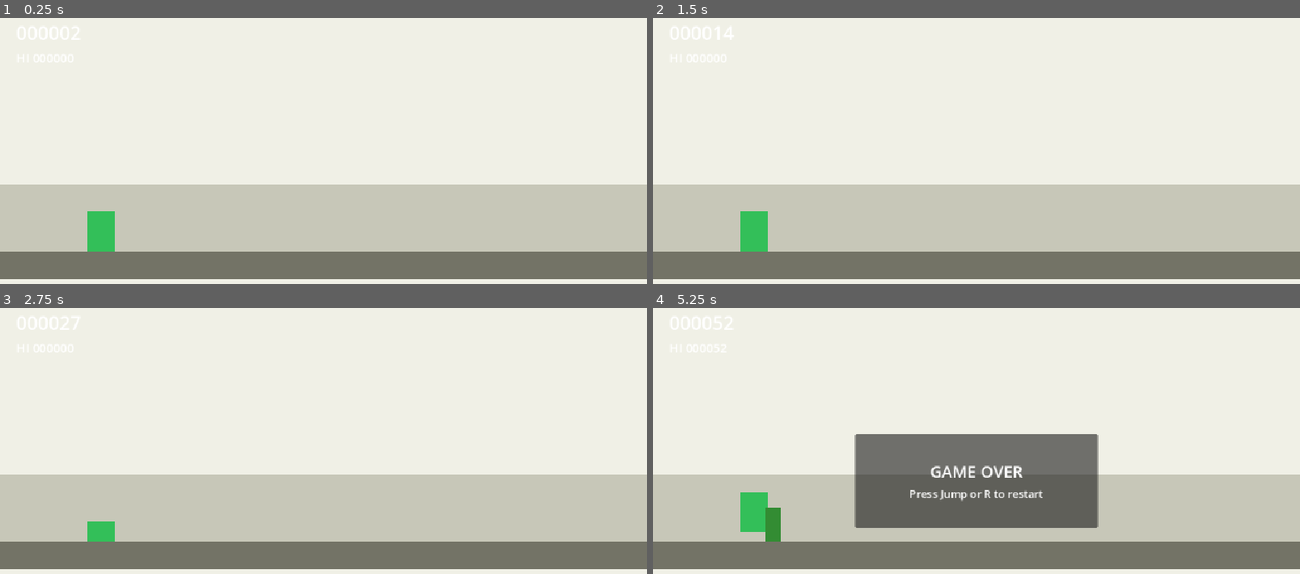
Above: before the commit, frames 1-4 (two rows, left to right).
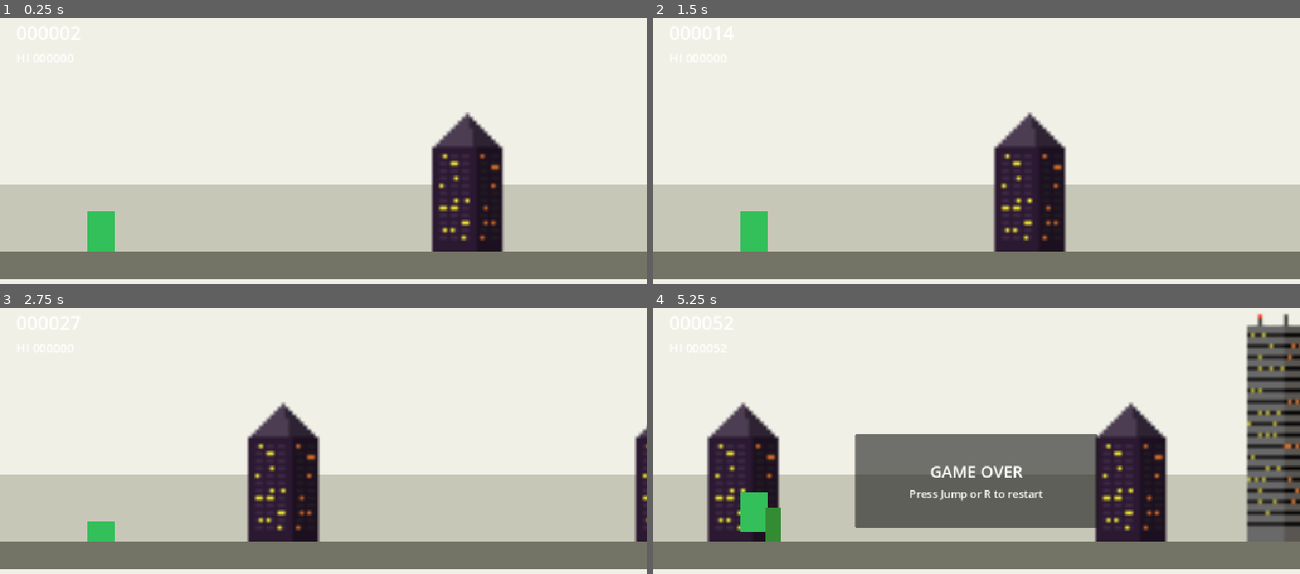
Above: after the commit, the same moments.

Repository: holdenprine/freerunnerdemo
Game: Godot game, scene res://scenes/main.tscn
Same seed, same stepped clock (60 frames per second), same inputs: the game is played once before the commit and once after it.
Inputs:
- Up to frame 1 (0.25 s): no input
- Up to frame 2 (1.5 s): hold Down (duck) 0.53-1.28 s; tap Space (jump) at 0.77 s; tap Down (duck) at 1.35 s
- Up to frame 3 (2.75 s): tap Space (jump) at 1.52 s; hold Down (duck) from 2.03 s (still down)
- Up to frame 4 (5.25 s): release Down (duck) at 2.78 s; tap Down (duck) at 2.85, 4.35 s; tap Space (jump) at 3.02, 3.77, 4.52 s; hold Down (duck) 3.53-4.28 s; hold Down (duck) from 5.03 s (still down)

The runs differ from the first frame. In frame 1, 5.2% of the frame differs, in the area x 66-78%, y 35-88%; in frame 2, 5.2%; in frame 3, 6.0%; in frame 4, 16%, in the area x 8-100%, y 2-88%.

Commit message:
added buildings assets and tuned their behavior, needs some tuning and rerendering as the quality is lower due to the need for resizing, no other issues atm

Diff:
--- a/scenes/game/game.tscn
+++ b/scenes/game/game.tscn
@@ -1,72 +1,79 @@
-[gd_scene load_steps=7 format=3]
+[gd_scene format=3 uid="uid://cnwyjn0spmml1"]
 
-[ext_resource type="Script" path="res://scripts/game/game_manager.gd" id="1_manager"]
-[ext_resource type="Script" path="res://scripts/world/parallax_scroller.gd" id="2_parallax"]
+[ext_resource type="Script" uid="uid://c0gtwjwm60afj" path="res://scripts/game/game_manager.gd" id="1_manager"]
+[ext_resource type="Script" uid="uid://c5xwwwkw1ttx1" path="res://scripts/world/parallax_scroller.gd" id="2_parallax"]
 [ext_resource type="PackedScene" path="res://scenes/player/player.tscn" id="3_player"]
-[ext_resource type="Script" path="res://scripts/game/spawner.gd" id="4_spawner"]
+[ext_resource type="Script" uid="uid://d0mu2ij5su7b0" path="res://scripts/game/spawner.gd" id="4_spawner"]
 [ext_resource type="PackedScene" path="res://scenes/ui/hud.tscn" id="5_hud"]
+[ext_resource type="Script" uid="uid://cbyb8fpr2p7ye" path="res://scripts/world/background_building_spawner.gd" id="6_buildings"]
 
 [sub_resource type="RectangleShape2D" id="RectangleShape2D_ground"]
 size = Vector2(4000, 40)
 
-[node name="Game" type="Node2D"]
+[node name="Game" type="Node2D" unique_id=304391157]
 script = ExtResource("1_manager")
 
-[node name="ParallaxBackground" type="ParallaxBackground" parent="."]
+[node name="ParallaxBackground" type="ParallaxBackground" parent="." unique_id=1467581721]
 script = ExtResource("2_parallax")
 
-[node name="SkyLayer" type="ParallaxLayer" parent="ParallaxBackground"]
-motion_scale = Vector2(0.2, 0.0)
+[node name="SkyLayer" type="ParallaxLayer" parent="ParallaxBackground" unique_id=1878081621]
+motion_scale = Vector2(0.2, 0)
 motion_mirroring = Vector2(960, 0)
 
-[node name="Sky" type="ColorRect" parent="ParallaxBackground/SkyLayer"]
+[node name="Sky" type="ColorRect" parent="ParallaxBackground/SkyLayer" unique_id=1239803889]
 offset_right = 960.0
 offset_bottom = 540.0
 color = Color(0.94, 0.94, 0.9, 1)
 
-[node name="HillsLayer" type="ParallaxLayer" parent="ParallaxBackground"]
-motion_scale = Vector2(0.5, 0.0)
+[node name="HillsLayer" type="ParallaxLayer" parent="ParallaxBackground" unique_id=262599949]
+motion_scale = Vector2(0.5, 0)
 motion_mirroring = Vector2(960, 0)
 
-[node name="Hills" type="ColorRect" parent="ParallaxBackground/HillsLayer"]
+[node name="Hills" type="ColorRect" parent="ParallaxBackground/HillsLayer" unique_id=1268975756]
 offset_top = 260.0
 offset_right = 960.0
 offset_bottom = 360.0
 color = Color(0.78, 0.78, 0.72, 1)
 
-[node name="GroundStripLayer" type="ParallaxLayer" parent="ParallaxBackground"]
-motion_scale = Vector2(1.0, 0.0)
+[node name="GroundStripLayer" type="ParallaxLayer" parent="ParallaxBackground" unique_id=112095396]
+motion_scale = Vector2(1, 0)
 motion_mirroring = Vector2(960, 0)
 
-[node name="GroundStrip" type="ColorRect" parent="ParallaxBackground/GroundStripLayer"]
+[node name="GroundStrip" type="ColorRect" parent="ParallaxBackground/GroundStripLayer" unique_id=1087118589]
 offset_top = 360.0
 offset_right = 960.0
 offset_bottom = 380.0
 color = Color(0.55, 0.55, 0.5, 1)
 
-[node name="World" type="Node2D" parent="."]
+[node name="BackgroundBuildings" type="Node2D" parent="." unique_id=636326550]
+script = ExtResource("6_buildings")
+building_scale = 5.5
+min_spawn_interval = 1.5
+max_spawn_interval = 2.0
 
-[node name="Ground" type="StaticBody2D" parent="World"]
+[node name="World" type="Node2D" parent="." unique_id=381921640]
+
+[node name="Ground" type="StaticBody2D" parent="World" unique_id=1831891873]
 position = Vector2(480, 380)
 collision_layer = 2
 
-[node name="CollisionShape2D" type="CollisionShape2D" parent="World/Ground"]
+[node name="CollisionShape2D" type="CollisionShape2D" parent="World/Ground" unique_id=1489818835]
 shape = SubResource("RectangleShape2D_ground")
 
-[node name="GroundVisual" type="ColorRect" parent="World/Ground"]
+[node name="GroundVisual" type="ColorRect" parent="World/Ground" unique_id=1049293751]
 offset_left = -2000.0
 offset_top = -20.0
 offset_right = 2000.0
 offset_bottom = 20.0
 color = Color(0.45, 0.45, 0.4, 1)
 
-[node name="Player" parent="World" instance=ExtResource("3_player")]
+[node name="Player" parent="World" unique_id=1384365985 instance=ExtResource("3_player")]
 position = Vector2(150, 360)
 
-[node name="Spawner" type="Node2D" parent="World"]
+[node name="Spawner" type="Node2D" parent="World" unique_id=1288140122]
 script = ExtResource("4_spawner")
 
-[node name="HUD" parent="." instance=ExtResource("5_hud")]
+[node name="HUD" parent="." unique_id=238916543 instance=ExtResource("5_hud")]
 
-[node name="Camera2D" type="Camera2D" parent="."]
+[node name="Camera2D" type="Camera2D" parent="." unique_id=1428006176]
 position = Vector2(480, 270)
--- a/scenes/main.tscn
+++ b/scenes/main.tscn
@@ -1,7 +1,7 @@
-[gd_scene load_steps=2 format=3]
+[gd_scene format=3 uid="uid://bmxhqgpmgqghb"]
 
 [ext_resource type="PackedScene" path="res://scenes/game/game.tscn" id="1_game"]
 
-[node name="Main" type="Node"]
+[node name="Main" type="Node" unique_id=1600855607]
 
-[node name="Game" parent="." instance=ExtResource("1_game")]
+[node name="Game" parent="." unique_id=107728279 instance=ExtResource("1_game")]
--- /dev/null
+++ b/scripts/world/background_building_spawner.gd
@@ -0,0 +1,105 @@
+extends Node2D
+## Spawns skyline building sprites near the top edge, scrolling at parallax speed.
+
+const BUILDING_TEXTURES: Array[Texture2D] = [
+	preload("res://art/Building Set 1.png"),
+	preload("res://art/Building Set 2.png"),
+	preload("res://art/Building Set 3.png"),
+]
+
+@export var top_margin := 12.0
+@export var building_scale := 3.0
+@export var parallax_factor := 0.35
+@export var spawn_x := 1040.0
+@export var min_spawn_interval := 3.5
+@export var max_spawn_interval := 7.0
+@export var initial_building_count := 4
+@export var min_building_spacing := 120.0
+@export var max_building_spacing := 220.0
+@export var initial_start_x := 640.0
+@export var despawn_margin := 480.0
+
+var _timer := 0.0
+var _scroll_speed := GameState.BASE_SCROLL_SPEED
+
+
+func _ready() -> void:
+	EventBus.game_started.connect(_on_game_started)
+	EventBus.game_reset.connect(_on_game_reset)
+	EventBus.scroll_speed_changed.connect(_on_scroll_speed_changed)
+	_scroll_speed = GameState.scroll_speed
+
+
+func _process(delta: float) -> void:
+	if not GameState.is_playing:
+		return
+
+	_scroll_buildings(delta)
+
+	_timer -= delta
+	if _timer <= 0.0:
+		_spawn_building()
+		_reset_timer()
+
+	_despawn_offscreen()
+
+
+func _scroll_buildings(delta: float) -> void:
+	var scroll_amount := _scroll_speed * parallax_factor * delta
+	for child in get_children():
+		if child is Sprite2D:
+			child.position.x -= scroll_amount
+
+
+func _populate_initial() -> void:
+	var cursor_x := initial_start_x
+	for i in initial_building_count:
+		var building := _create_building_sprite()
+		building.position.x = cursor_x
+		add_child(building)
+		cursor_x += randf_range(min_building_spacing, max_building_spacing) * building_scale
+
+
+func _spawn_building() -> void:
+	var building := _create_building_sprite()
+	building.position = Vector2(spawn_x, top_margin)
+	add_child(building)
+
+
+func _create_building_sprite() -> Sprite2D:
+	var building := Sprite2D.new()
+	building.texture = BUILDING_TEXTURES.pick_random()
+	building.centered = false
+	building.scale = Vector2.ONE * building_scale
+	building.position.y = top_margin
+	return building
+
+
+func _despawn_offscreen() -> void:
+	for child in get_children():
+		if child is Sprite2D and child.position.x < -despawn_margin:
+			child.queue_free()
+
+
+func _reset_timer() -> void:
+	_timer = randf_range(min_spawn_interval, max_spawn_interval)
+
+
+func _clear_buildings() -> void:
+	for child in get_children():
+		child.queue_free()
+
+
+func _on_game_started() -> void:
+	_clear_buildings()
+	_populate_initial()
+	_reset_timer()
+
+
+func _on_game_reset() -> void:
+	_clear_buildings()
+	_timer = 0.0
+
+
+func _on_scroll_speed_changed(new_speed: float) -> void:
+	_scroll_speed = new_speed
Binary file added: art/Building Set 1.png
Not shown, added: art/Building Set 1.png.import
Binary file added: art/Building Set 2.png
Not shown, added: art/Building Set 2.png.import
Binary file added: art/Building Set 3.png
Not shown, added: art/Building Set 3.png.import
Not shown, added: scripts/world/background_building_spawner.gd.uid
Not shown, added: art/Building Set One.pxo
